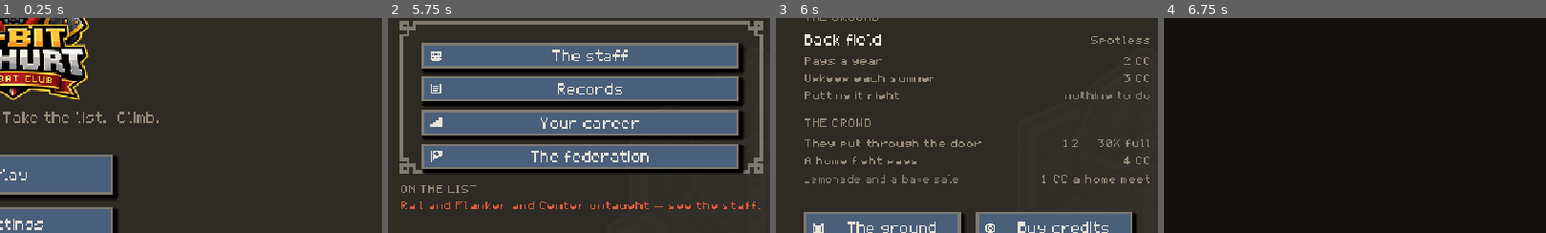
Above: before the commit, frames 1-4 (left to right).
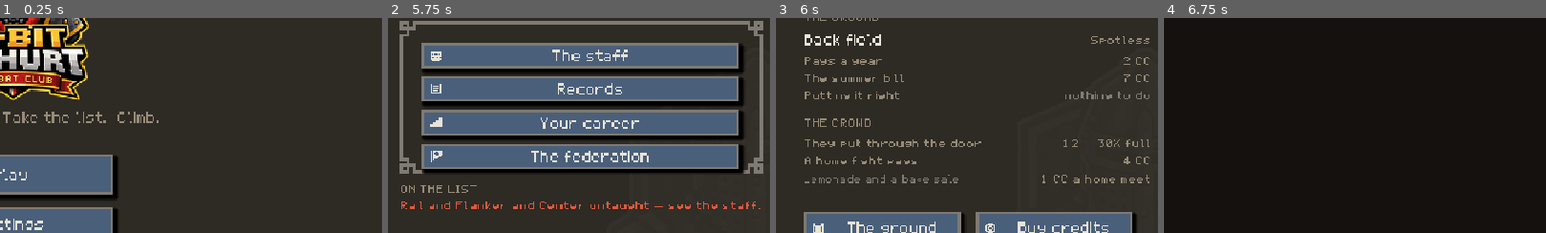
Above: after the commit, the same moments.

Repository: PeteMoe56/8bit-buhurt
Game: Godot game, scene res://scenes/Start.tscn
Two runs of this game, one before a commit and one after it. Both use one fixed random seed, a clock stepped at 60 frames per second and the inputs below.
Inputs:
- Up to frame 1 (0.25 s): no input
- Up to frame 2 (5.75 s): click "Play" at 0.5 s; click "Start a club" at 1.25 s; click "Seattle" at 2 s; click "CLUB" at 2.75 s; click "SQUAD" at 3.5 s; click "ARMORER" at 4.25 s; click "CLUBHOUSE" at 5 s
- Up to frame 3 (6 s): click "FINANCES" at 5.75 s
- Up to frame 4 (6.75 s): click "The ground" at 6.5 s
The pictures show only the part of the screen within x 48-98%, y 24-74%; the shares and areas given below are measured in that part.

Frames 1-2 are identical in both runs. In frame 3, 0.4% of the frame differs, in the area x 7-93%, y 26-30%; in frame 4, nothing differs.

Commit message:
Summer bill: measured, shown and warned
tools/probe_upkeep.gd plays the shared manager at every grade: a club that
keeps a reserve loses nothing to unpaid summers (0.00 buildings, 0.00
certificates, never in the red, all five grades). probe_run's 4-9 a career are
its own spend-to-the-bone policy; Friendly loses most because it earns most
(170 CC) and banks least (17). Only 0-2.4 of them fall in promotion summers.
The design holds - but nothing told the player the bill.

- ClubOffice.summer_bill(): dues + every building + every certificate.
- Finances: 'Upkeep each summer' (the ground only) is now 'The summer bill',
  red with the shortfall when the purse will not cover it.
- Season.summer_warning(): once a season, in the last two matchdays, to a club
  that is short. Shown on the season screen and after Sim it.
- test_audit_season: holding exactly the bill pays everything and ends on 0;
  one short loses a level; the warning fires once, late, only when short.
- Three new strings, drafted in all eight languages.

Co-Authored-By: Claude Opus 5.5 <noreply@anthropic.com>
Claude-Session: https://claude.ai/code/session_01PvoGJDmZvsa8VzcYhFpLtv

Diff:
--- a/locale/strings.csv
+++ b/locale/strings.csv
@@ -293,7 +293,8 @@
 this year,this year,este año,cette année,dieses Jahr,quest'anno,este ano,w tym roku,в этом году,今年
 GOING OUT,GOING OUT,GASTOS,DÉPENSES,AUSGABEN,USCITE,SAÍDAS,WYDATKI,РАСХОД,支出
 Pays a year,Pays a year,Paga al año,Rapporte par an,Bringt im Jahr,Rende all'anno,Paga por ano,Płaci rocznie,В год,年間収入
-Upkeep each summer,Upkeep each summer,Mantenimiento cada verano,Entretien chaque été,Unterhalt jeden Sommer,Manutenzione estiva,Manutenção a cada verão,Utrzymanie każdego lata,Содержание летом,毎夏の維持費
+The summer bill,The summer bill,La factura de verano,La facture d'été,Die Sommerrechnung,Il conto d'estate,A conta do verão,Rachunek na lato,Летний счёт,夏の請求額
+%d CC  ·  %d short,%d CC  ·  %d short,%d CC  ·  faltan %d,%d CC  ·  il manque %d,%d CC  ·  %d fehlen,%d CC  ·  ne mancano %d,%d CC  ·  faltam %d,%d CC  ·  brakuje: %d,%d CC  ·  не хватает: %d,%d CC  ·  不足 %d
 Putting it right,Putting it right,Reparaciones,Remise en état,Instandsetzung,Riparazioni,Consertos,Naprawy,Ремонт,修繕費
 nothing to do,nothing to do,nada que hacer,rien à faire,nichts zu tun,niente da fare,nada a fazer,nic do zrobienia,всё в порядке,対応不要
 THE CROWD,THE CROWD,EL PÚBLICO,LE PUBLIC,DAS PUBLIKUM,IL PUBBLICO,O PÚBLICO,PUBLIKA,ЗРИТЕЛИ,観客
@@ -383,6 +384,7 @@
 Event %d of %d,Event %d of %d,Evento %d de %d,Rencontre %d sur %d,Kampftag %d von %d,Evento %d di %d,Evento %d de %d,Zawody %d z %d,Турнир %d из %d,大会 %d / %d
 T,T,T,T,T,T,T,T,Т,T
 ...,...,...,...,...,...,...,...,...,...
+The summer bill is %d CC and you hold %d. Whatever goes unpaid falls a level.,The summer bill is %d CC and you hold %d. Whatever goes unpaid falls a level.,La factura de verano es de %d CC y tienes %d. Lo que no se pague baja un nivel.,La facture d'été est de %d CC et tu as %d. Ce qui reste impayé perd un niveau.,"Die Sommerrechnung beträgt %d CC, du hast %d. Was unbezahlt bleibt, fällt eine Stufe.",Il conto d'estate è di %d CC e ne hai %d. Ciò che resta non pagato scende di un livello.,A conta do verão é de %d CC e você tem %d. O que ficar sem pagar cai um nível.,"Rachunek na lato: %d CC, masz: %d. Co niezapłacone, spada o poziom.","Летний счёт: %d CC, у тебя: %d. Всё неоплаченное теряет уровень.",夏の請求額は%d CC、所持金は%d。未払いの分は1段階下がる。
 %d down and I never left my feet. Put me back on.,%d down and I never left my feet. Put me back on.,%d al suelo y yo si …(364 unchanged characters)…
 Two of theirs on the floor. I could go again now.,Two of theirs on the floor. I could go again now.,Dos de los suyos en …(328 unchanged characters)…
 "%s %d-%d on rounds, %d-%d on the ground. %s vs %s.","%s %d-%d on rounds, %d-%d on the ground. %s vs %s.","%s %d-%d en  …(376 unchanged characters)…
--- a/scripts/game/season_scene.gd
+++ b/scripts/game/season_scene.gd
@@ -109,6 +109,8 @@
 			UiKit.t(" and %d more.") % (season.last_emergency.size() - 1)
 				if season.last_emergency.size() > 1 else ".")
 		season.last_emergency = []
+	if flash == "":
+		flash = season.summer_warning()
 	ui = CanvasLayer.new()
 	add_child(ui)
 	_rebuild()
@@ -229,6 +231,9 @@
 			Session.autosave()
 			flash = UiKit.t("Event simulated.") if season.last_emergency.is_empty() \
 				else "Event simulated. " + season.last_emergency[0] + "."
+			var warn := season.summer_warning()
+			if warn != "":
+				flash = warn
 			_rebuild(), "clock"))
 	ui.add_child(UiKit.button(UiKit.t("Go back"), Vector2(SIM_CARD.position.x
 		+ SIM_CARD.size.x - 248.0, SIM_CARD.position.y + SIM_CARD.size.y - 62.0),
--- a/scripts/game/season_tab_finances.gd
+++ b/scripts/game/season_tab_finances.gd
@@ -146,8 +146,15 @@
 			Vector2(SeasonScene.FIN_RIGHT, y), UiKit.right_edge(), 13, 13, UiKit.DIM, UiKit.DOWN)
 	y += 22.0
 
-	UiKit.pair(v, v.font, UiKit.t("Upkeep each summer"), UiKit.t("%d CC") % o.arena_upkeep(),
-		Vector2(SeasonScene.FIN_RIGHT, y), UiKit.right_edge(), 13, 13, UiKit.DIM, UiKit.DIM)
+	## THE WHOLE SUMMER, not just the ground's share of it: dues, every building
+	## and every certificate. Red with the shortfall when the purse will not
+	## cover it, because whatever goes unpaid falls a level.
+	var bill := o.summer_bill()
+	var short := bill - o.credits
+	UiKit.pair(v, v.font, UiKit.t("The summer bill"),
+		(UiKit.t("%d CC") % bill) if short <= 0 else (UiKit.t("%d CC  ·  %d short") % [bill, short]),
+		Vector2(SeasonScene.FIN_RIGHT, y), UiKit.right_edge(), 13, 13, UiKit.DIM,
+		UiKit.DIM if short <= 0 else UiKit.DOWN)
 	y += 22.0
 	if a.condition < 0.999 and a.level >= Arena.WEARS_FROM_LEVEL:
 		UiKit.pair(v, v.font, UiKit.t("Putting it right"), UiKit.t("%d CC") % a.upkeep_cost(),
--- a/scripts/league/club_office.gd
+++ b/scripts/league/club_office.gd
@@ -609,6 +609,18 @@
 	return OfficeBooks.upkeep_bill(self)
 
 
+
+
+## EVERYTHING THE SUMMER WILL ASK FOR, in one number: the division's dues, every
+## building's upkeep and every certificate's renewal, at today's division. Not
+## shown anywhere until 28 Sep 2026, so a club could spend to the bone in May
+## and find out in June what it had cost. `probe_upkeep`: a club that keeps this
+## in hand loses nothing, at any grade.
+func summer_bill() -> int:
+	var t := League.dues_for(tier) + upkeep_bill()
+	for r in Federation.rules():
+		t += int(Federation.UPKEEP[r]) * rule_level(r)
+	return t
 
 
 ## The summer bill. Returns what happened so the screen can say it plainly —
--- a/scripts/league/season.gd
+++ b/scripts/league/season.gd
@@ -485,6 +485,22 @@
 
 
 
+## THE WARNING, late enough to be about THIS summer and early enough to act on:
+## two matchdays or fewer left and the purse short of the summer bill. Said once
+## a season. "" when there is nothing to say.
+var _summer_warned: int = -1
+
+
+func summer_warning() -> String:
+	var left := world.events_this_season() - world.event
+	var bill := office.summer_bill()
+	if left > 2 or season_complete() or office.credits >= bill or _summer_warned == world.season:
+		return ""
+	_summer_warned = world.season
+	return UiKit.t("The summer bill is %d CC and you hold %d. Whatever goes unpaid falls a level.") % [
+		bill, office.credits]
+
+
 ## The range in words, for a card: "to 64" when it is known, "to 58-66" when not.
 func potential_word(f: FighterCard) -> String:
 	var r := potential_range(f)
--- a/tests/test_audit_season.gd
+++ b/tests/test_audit_season.gd
@@ -21,6 +21,7 @@
 	_test_the_bronze_is_the_players_to_fight()
 	_test_a_breakaway_ages()
 	_test_rulings()
+	_test_the_summer_bill_is_the_summer()
 
 	print("")
 	for n in notes:
@@ -260,3 +261,51 @@
 		and own.x == own.y and own.x == m.club.roster[0].potential,
 		"a stranger's ceiling is a range; a five-star captain reads it exactly; your own men are exact",
 		"no staff %d-%d (true %d); five-star %d-%d" % [blind.x, blind.y, f.potential, sharp.x, sharp.y])
+
+
+## THE SUMMER BILL SHOWN IS THE SUMMER CHARGED (28 Sep 2026). A club holding
+## exactly `summer_bill()` pays its dues and every bill and ends on zero with
+## nothing lost; one credit short and something falls. The warning comes once,
+## in the last two matchdays, and only to a club that is short.
+func _test_the_summer_bill_is_the_summer() -> void:
+	var s := _season(2024)
+	var o := s.office
+	if o.credits >= o.arena.next_cost():
+		o.build_arena()
+	for r in Federation.rules():
+		o.compliance[r] = maxi(1, Federation.required(o.tier, r))
+	var bill := o.summer_bill()
+	o.credits = bill
+	o.spend(League.dues_for(o.tier), ClubOffice.LINE_FEDERATION)
+	var paid := o.pay_upkeep()
+	var clean: bool = (paid["lost"] as Array).is_empty() and (paid["lapsed"] as Array).is_empty()
+	var s2 := _season(2024)
+	for r in Federation.rules():
+		s2.office.compliance[r] = maxi(1, Federation.required(s2.office.tier, r))
+	s2.office.credits = s2.office.summer_bill() - 1
+	s2.office.spend(League.dues_for(s2.office.tier), ClubOffice.LINE_FEDERATION)
+	var p2 := s2.office.pay_upkeep()
+	var fell: int = (p2["lost"] as Array).size() + (p2["lapsed"] as Array).size()
+	_ok(bill > 0 and clean and o.credits == 0 and fell > 0,
+		"the summer bill shown is exactly what the summer charges",
+		"bill %d: holding it ends on %d with nothing lost; one short loses %d" % [bill, o.credits, fell])
+
+	var w := _season(2025)
+	w.office.credits = 0
+	var early := w.summer_warning()
+	var guard := 0
+	while w.world.events_this_season() - w.world.event > 2 and guard < 40:
+		guard += 1
+		if w.cup_pending():
+			w.sim_cup_tie()
+		else:
+			w.skip_event()
+	w.office.credits = 0
+	var late := w.summer_warning()
+	var again := w.summer_warning()
+	w.office.credits = w.office.summer_bill() + 50
+	w._summer_warned = -1
+	var flush := w.summer_warning()
+	_ok(early == "" and late != "" and again == "" and flush == "",
+		"a short club is warned once, in the last two matchdays",
+		"early '%s', late '%s', again '%s', with money '%s'" % [early, late.left(40), again, flush])
--- a/tools/probe_run.gd
+++ b/tools/probe_run.gd
@@ -86,6 +86,7 @@
 	var spent := 0.0
 	var bank := 0.0
 	var lost := 0.0
+	var lost_up := 0.0
 	var gaps: Array[float] = []
 	var cups := 0.0
 	var years := 0
@@ -111,7 +112,8 @@
 			## it and the tier changes inside it.
 			s.roll_over()
 			var now := s.world.player_tier()
-			if now > was:
+			var went_up := now > was
+			if went_up:
 				promotions += 1
 			was = now
 			top = maxi(top, now)
@@ -119,8 +121,11 @@
 			income += float(ClubOffice.book_total(last.get("in", {})))
 			spent += float(ClubOffice.book_total(last.get("out", {})))
 			bank += float(s.office.credits)
-			lost += float((s.last_upkeep.get("lost", []) as Array).size())
-			lost += float((s.last_upkeep.get("lapsed", []) as Array).size())
+			var gone := float((s.last_upkeep.get("lost", []) as Array).size()) \
+				+ float((s.last_upkeep.get("lapsed", []) as Array).size())
+			lost += gone
+			if went_up:
+				lost_up += gone
 			years += 1
 		tops.append(float(top))
 		ups.append(float(promotions))
@@ -134,6 +139,7 @@
 		"—" if up_total <= 0.0 else "%.1f" % (float(YEARS) * runs / up_total),
 		place / n, income / n, spent / n, bank / n, lost / runs,
 		_sum(gaps) / runs, cups / runs])
+	print("%-13s   of the %.1f lost, %.1f in a promotion summer" % ["", lost / runs, lost_up / runs])
 
 
 ## ---------------------------------------------------------------- the manager
--- /dev/null
+++ b/tools/probe_upkeep.gd
@@ -0,0 +1,66 @@
+extends SceneTree
+## WHAT A SENSIBLE CLUB LOSES TO UNPAID SUMMERS, by grade and by kind.
+##
+##   bash tools/bb.sh probe upkeep [seeds] [years]
+##
+## probe_run counted 4-15 losses a career, most at Friendly. That manager has its
+## own policy; this plays the shared ProbeManager (the one pacing is measured
+## with) at every grade and splits the count: a building that fell a level, a
+## federation certificate that lapsed — and whether it happened the summer the
+## club was promoted, which is when the bills jump.
+
+const BASES := [9001, 5150, 2718, 6060, 8123]
+
+
+func _initialize() -> void:
+	var args := OS.get_cmdline_user_args()
+	var seeds: int = int(args[0]) if args.size() > 0 else 2
+	var years: int = int(args[1]) if args.size() > 1 else 20
+	print("\n=== unpaid summers: %d bases x %d seeds x %d seasons, ProbeManager ===\n" % [BASES.size(), seeds, years])
+	print("%-14s %8s %8s %8s %10s %10s %8s" % ["grade", "fell", "lapsed", "careers", "on promo", "in red", "title"])
+	for g in Grade.G.values():
+		var fell := 0.0
+		var lapsed := 0.0
+		var promo := 0.0
+		var red := 0.0
+		var title := 0.0
+		var n := 0.0
+		for b in BASES:
+			for i in seeds:
+				var r := _one(int(b) + i * 7919, years, int(g))
+				fell += r["fell"]
+				lapsed += r["lapsed"]
+				promo += r["promo"]
+				red += r["red"]
+				title += r["title"]
+				n += 1.0
+		print("%-14s %8.2f %8.2f %8d %10.2f %10.2f %8.2f" % [Grade.name_of(int(g)), fell / n,
+			lapsed / n, int(n), promo / n, red / n, title / n])
+	print("\n  fell: a building down a level; lapsed: a federation certificate gone;")
+	print("  on promo: losses in the summer of a promotion; in red: summers ending below 0 CC")
+	quit(0)
+
+
+func _one(seed_v: int, years: int, grade: int) -> Dictionary:
+	var s := Season.new(MeleeRosters.starting_club(), seed_v)
+	Session.season = s
+	s.set_grade(grade)
+	var m := ProbeManager.new()
+	var out := {"fell": 0.0, "lapsed": 0.0, "promo": 0.0, "red": 0.0, "title": float(years + 1)}
+	for y in years:
+		m.winter(s)
+		m.season(s)
+		if s.world.player_tier() >= League.TIERS.size() - 1 and s.world.player_position() == 1 \
+				and out["title"] > years:
+			out["title"] = float(y + 1)
+		var was := s.world.player_tier()
+		s.roll_over()
+		var f := float((s.last_upkeep.get("lost", []) as Array).size())
+		var l := float((s.last_upkeep.get("lapsed", []) as Array).size())
+		out["fell"] += f
+		out["lapsed"] += l
+		if s.world.player_tier() > was:
+			out["promo"] += f + l
+		if s.office.credits < 0:
+			out["red"] += 1.0
+	return out
Not shown, added: tools/probe_upkeep.gd.uid
